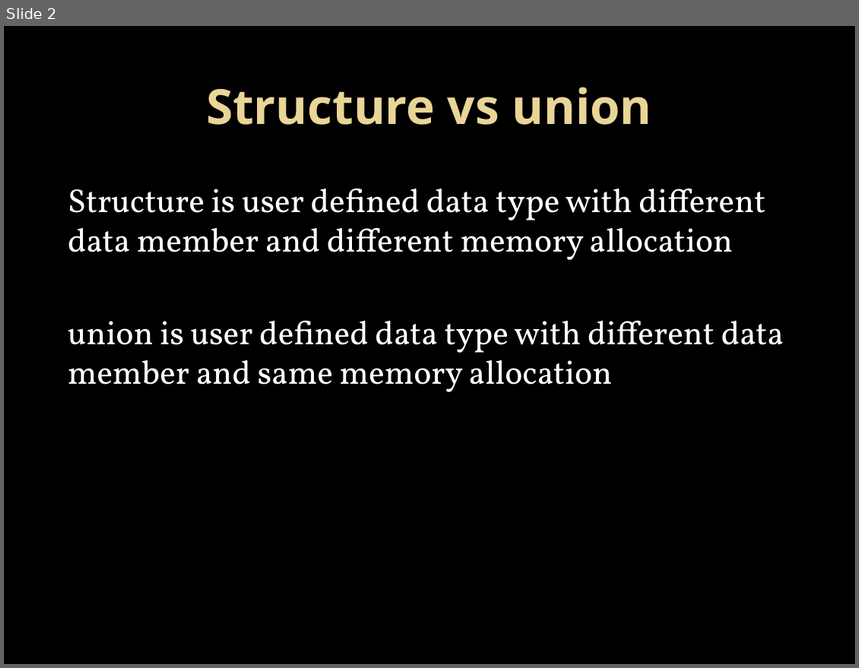
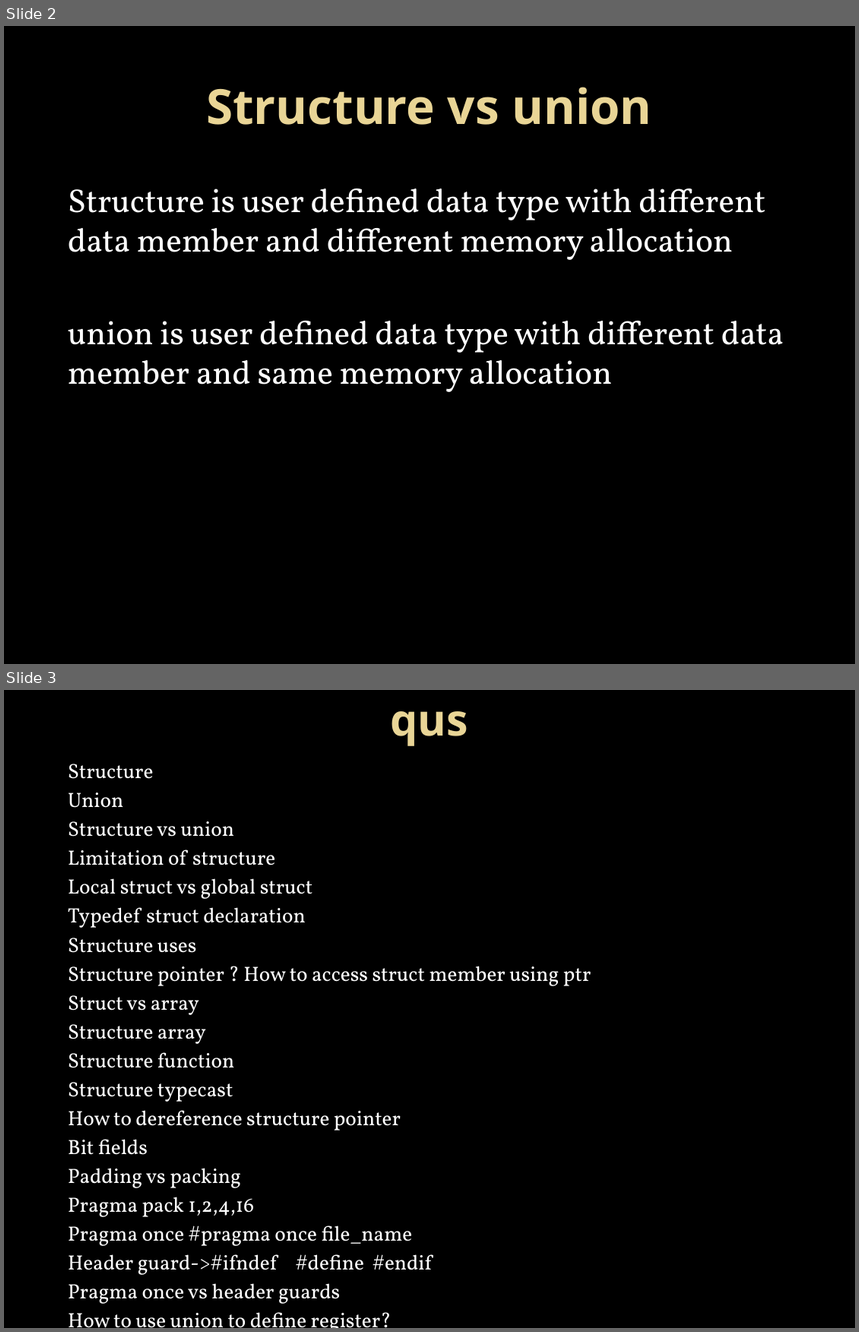
Before and after one commit to Mahesh-7/C_Programs, a slide deck: PPT/structure.pptx. Shown one above the other, each under a label of ours: slide 2 before the commit, slides 2 and 3 after it. The pictures are 859x668 and 859x1332 pixels, drawn with LibreOffice and Linux fonts; fonts in the diff are those of the drawing; background and template pictures are left out. Boxes give left, top, right and bottom in pixels: in the first picture for what was removed or moved away, otherwise in the second. Text is boxed around its words. In the diff, an @@ line names an element or a change of style, - is before the commit and + after.

```diff
--- a/PPT/structure.pptx
+++ b/PPT/structure.pptx
@@ slide 3 added at (x1=4, y1=690, x2=855, y2=1328), background picture (left out) @@
@@ title added at (x1=391, y1=711, x2=469, y2=746), 36.9 pt, text gradient #EAD696 to #E7D081, bold @@
+qus
@@ text added at (x1=68, y1=764, x2=591, y2=1328), 17.5 pt, text #FFFFFF @@
+Structure
+Union
+Structure vs union
+Limitation of structure
+Local struct vs global struct
+Typedef struct declaration
+Structure uses
+Structure pointer ? How to access struct member using ptr
+Struct vs array
+Structure array
+Structure function
+Structure typecast
+How to dereference structure pointer
+Bit fields
+Padding vs packing
+Pragma pack 1,2,4,16
+Pragma once #pragma once file_name
+Header guard->#ifndef #define #endif
+Pragma once vs header guards
+How to use union to define register?
+Enumeration
+Nested struct
```
Also in this commit, not shown: 13 other slides added, 1 slide removed.
